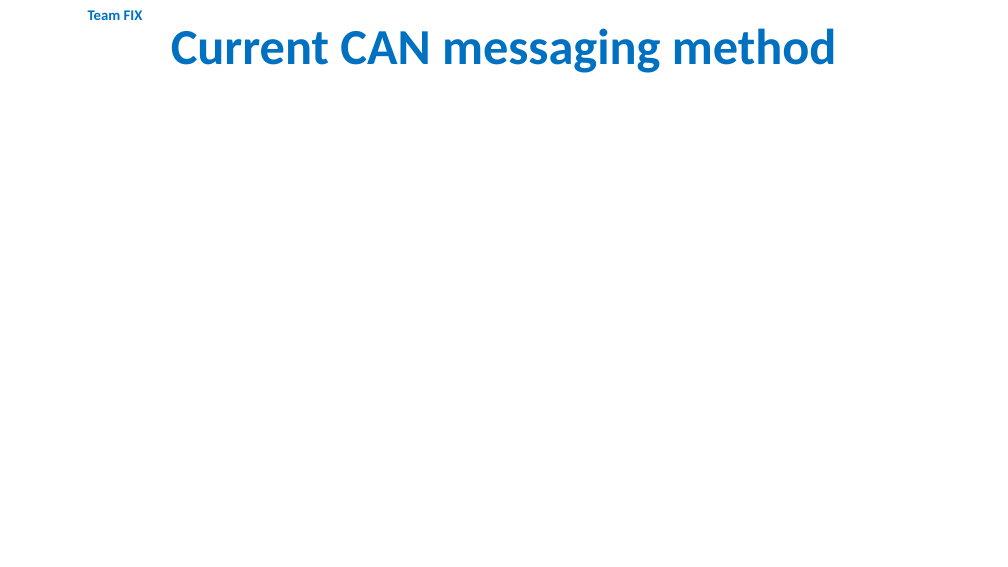
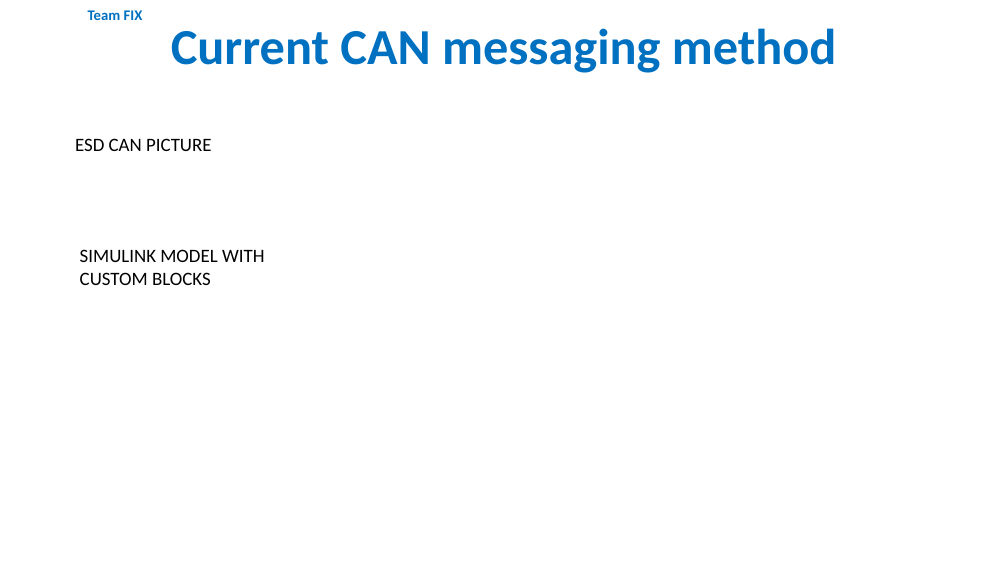
Before and after one commit to icub-tech-iit/ft-sensors-simulink, a slide deck: slide 5 of assets/camozzi_presentation_20220111.pptx. Drawn at 1008x567 pixels with LibreOffice and Linux fonts; fonts in the diff are those of the drawing; background and template pictures are left out. Boxes give left, top, right and bottom in pixels: in the first picture for what was removed or moved away, otherwise in the second. Text is boxed around its words. In the diff, an @@ line names an element or a change of style, - is before the commit and + after.

```diff
--- a/assets/camozzi_presentation_20220111.pptx
+++ b/assets/camozzi_presentation_20220111.pptx
@@ text added at (75,138,211,151), 18 pt, text #000000 @@
+ESD CAN PICTURE
@@ text added at (80,249,265,285), 18 pt, text #000000 @@
+SIMULINK MODEL WITH CUSTOM BLOCKS
```
Also in this commit, not shown: 1 other slide changed, 1 slide added, 2 other files.
